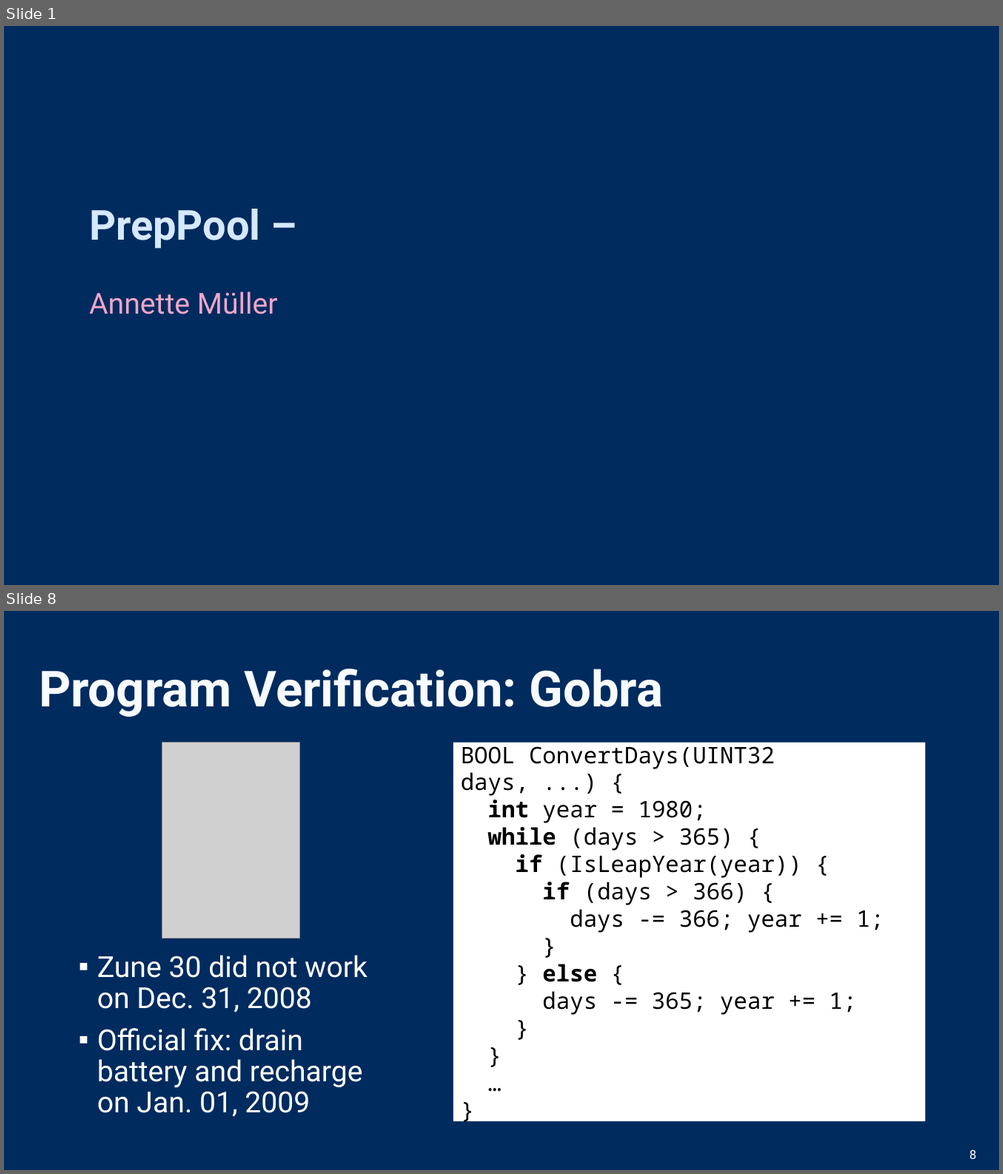
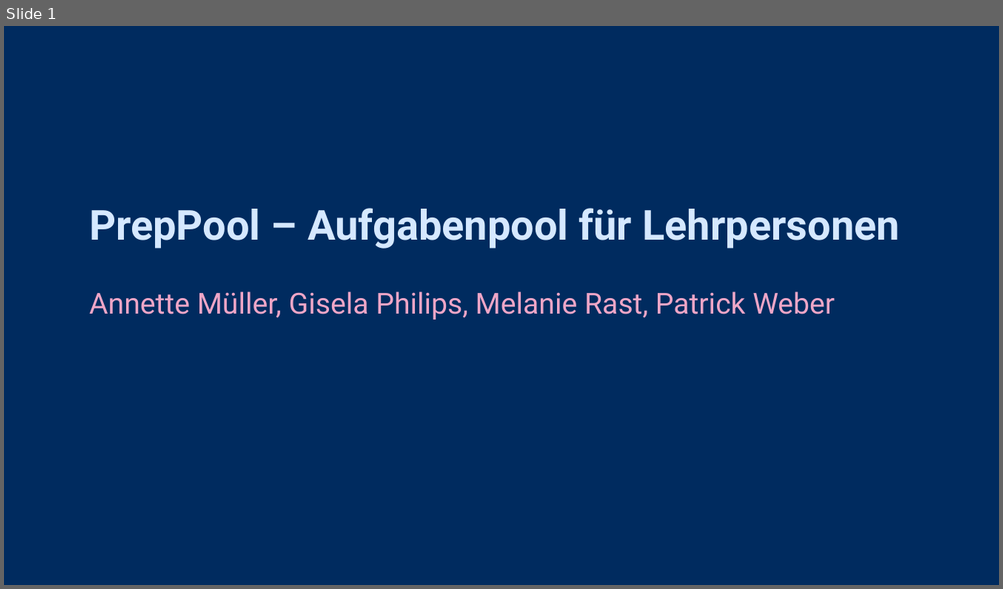
Before and after one commit to Team-42-Software-Project/Aufgabenpool, a slide deck: assn1/Assignment1.pptx. Shown one above the other, each under a label of ours: slides 1 and 8 before the commit, slide 1 after it; the slides between them are not shown. The pictures are 1003x1174 and 1003x589 pixels, drawn with LibreOffice and Linux fonts; fonts in the diff are those of the drawing; grey boxes stand for pictures. Boxes give left, top, right and bottom in pixels: in the first picture for what was removed or moved away, otherwise in the second. Text is boxed around its words. In the diff, an @@ line names an element or a change of style, - is before the commit and + after.

```diff
--- a/assn1/Assignment1.pptx
+++ b/assn1/Assignment1.pptx
@@ slide 8 removed at (4,611,999,1170), background #002B5F @@
@@ title removed at (39,669,663,717) @@
-Program Verification: Gobra
@@ picture removed at (162,742,299,939) @@
@@ rectangle removed at (453,742,925,1122) @@
-BOOL ConvertDays(UINT32 days, ...) {
-int year = 1980;
-while (days > 365) {
-if (IsLeapYear(year)) {
-if (days > 366) {
-days -= 366; year += 1;
-}
-} else {
-days -= 365; year += 1;
-}
-}
-…
-}
@@ text removed at (97,955,367,1117) @@
-▪ Zune 30 did not work on Dec. 31, 2008
-▪ Official fix: drain battery and recharge on Jan. 01, 2009
@@ page number removed at (969,1150,976,1159) @@
-8
@@ slide 1 changed as well @@
@@ text at (89,208,899,249): text changed @@
-PrepPool –
+PrepPool – Aufgabenpool für Lehrpersonen
@@ text at (89,292,834,320): text changed @@
-Annette Müller
+Annette Müller, Gisela Philips, Melanie Rast, Patrick Weber
```
Also in this commit, not shown: 4 slides added, 8 other slides removed.
